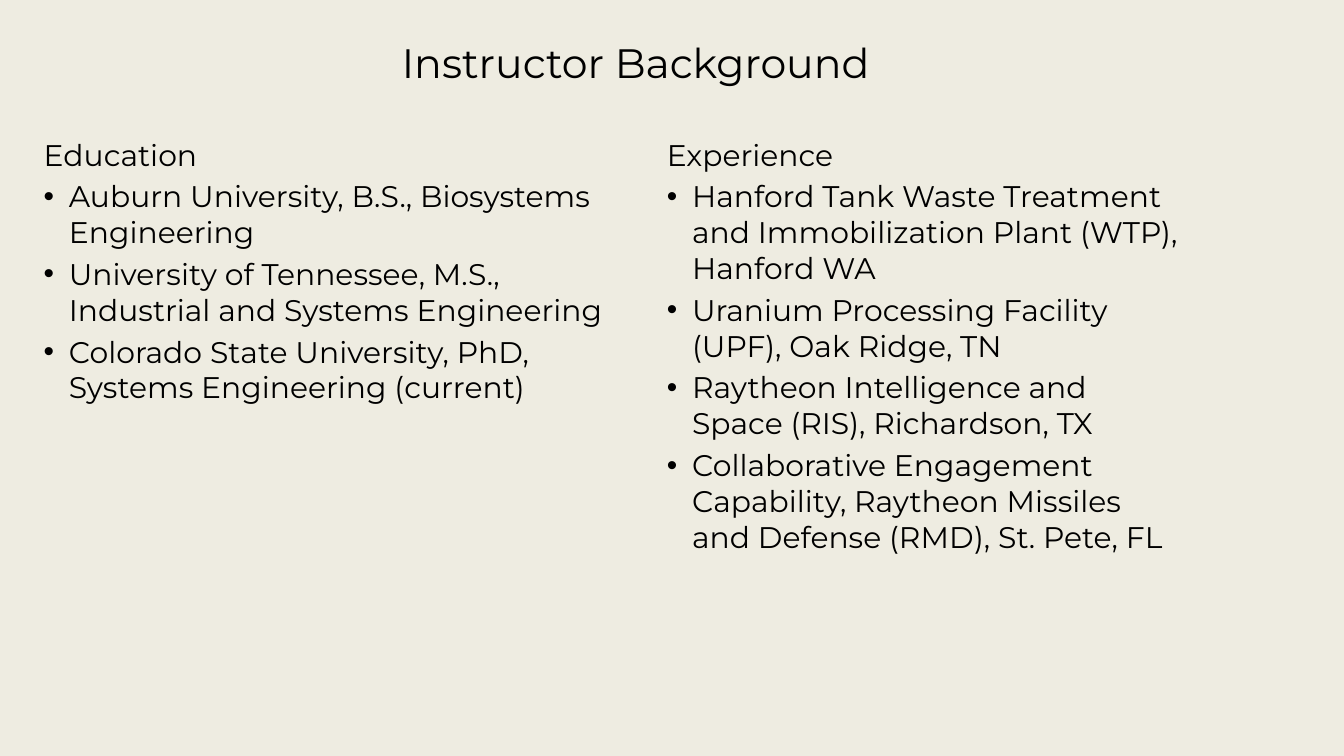
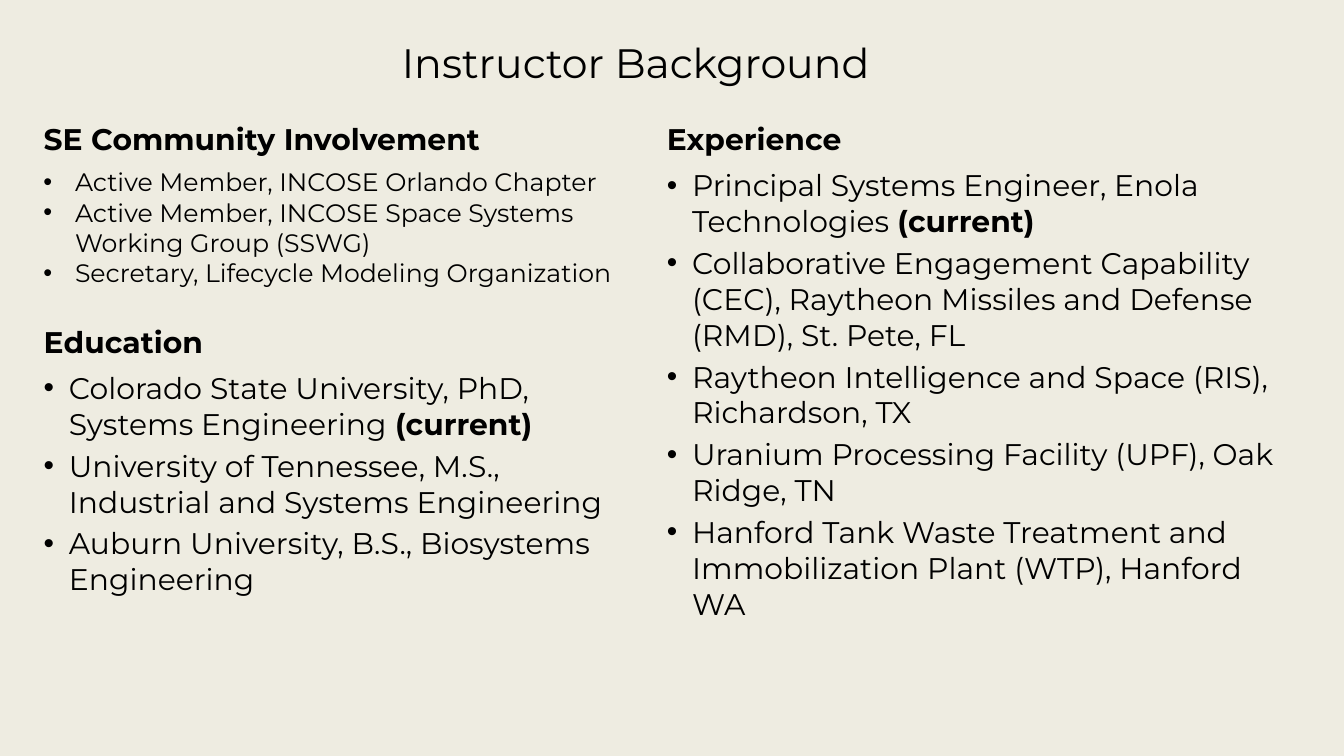
Before and after one commit to srudder16/Lifecycle_Modeling, a slide deck: slide 3 of 2025_WSRC/2026 WSRC Tutorial - 1.pptx. Drawn at 1344x756 pixels with LibreOffice and Linux fonts; fonts in the diff are those of the drawing; background and template pictures are left out. Boxes give left, top, right and bottom in pixels: in the first picture for what was removed or moved away, otherwise in the second. Text is boxed around its words. In the diff, an @@ line names an element or a change of style, - is before the commit and + after.

```diff
--- a/2025_WSRC/2026 WSRC Tutorial - 1.pptx
+++ b/2025_WSRC/2026 WSRC Tutorial - 1.pptx
@@ text "Experience" moved from (x1=667, y1=144, x2=833, y2=172) to (x1=667, y1=126, x2=841, y2=156) @@
@@ text "Experience" at (x1=667, y1=126, x2=841, y2=156): bold on @@
@@ text added at (x1=44, y1=126, x2=480, y2=156), 21.3 pt, text #000000, bold @@
+SE Community Involvement
@@ text added at (x1=75, y1=172, x2=611, y2=287), 18 pt, text #000000 @@
+• Active Member, INCOSE Orlando Chapter
+• Active Member, INCOSE Space Systems Working Group (SSWG)
+• Secretary, Lifecycle Modeling Organization
@@ text "Principal Systems Engineer, Enola Technologies ..." moved from (x1=692, y1=184, x2=1177, y2=554) to (x1=692, y1=174, x2=1274, y2=615) @@
@@ text at (x1=692, y1=174, x2=1274, y2=507): paragraphs added @@
+• Principal Systems Engineer, Enola Technologies (current)
+• Collaborative Engagement Capability (CEC), Raytheon Missiles and Defense (RMD), St. Pete, FL
+• Raytheon Intelligence and Space (RIS), Richardson, TX
+• Uranium Processing Facility (UPF), Oak Ridge, TN
@@ text at (x1=69, y1=262, x2=602, y2=404): paragraphs removed @@
-• University of Tennessee, M.S., Industrial and Systems Engineering
-• Colorado State University, PhD, Systems Engineering (current)
@@ text at (x1=692, y1=299, x2=1162, y2=554): paragraphs removed @@
-• Uranium Processing Facility (UPF), Oak Ridge, TN
-• Raytheon Intelligence and Space (RIS), Richardson, TX
-• Collaborative Engagement Capability, Raytheon Missiles and Defense (RMD), St. Pete, FL
@@ text "Education" at (x1=44, y1=329, x2=203, y2=354): bold on @@
@@ text "Education" moved from (x1=44, y1=144, x2=197, y2=166) to (x1=44, y1=329, x2=203, y2=354) @@
@@ text "Colorado State University, PhD, Systems ..." moved from (x1=69, y1=185, x2=602, y2=404) to (x1=69, y1=377, x2=602, y2=596) @@
@@ text at (x1=69, y1=377, x2=602, y2=519): paragraphs added @@
+• Colorado State University, PhD, Systems Engineering (current)
+• University of Tennessee, M.S., Industrial and Systems Engineering
```
Also in this commit, not shown: 2 other slides changed, 1 slide added, 1 slide removed, 2 other files.
